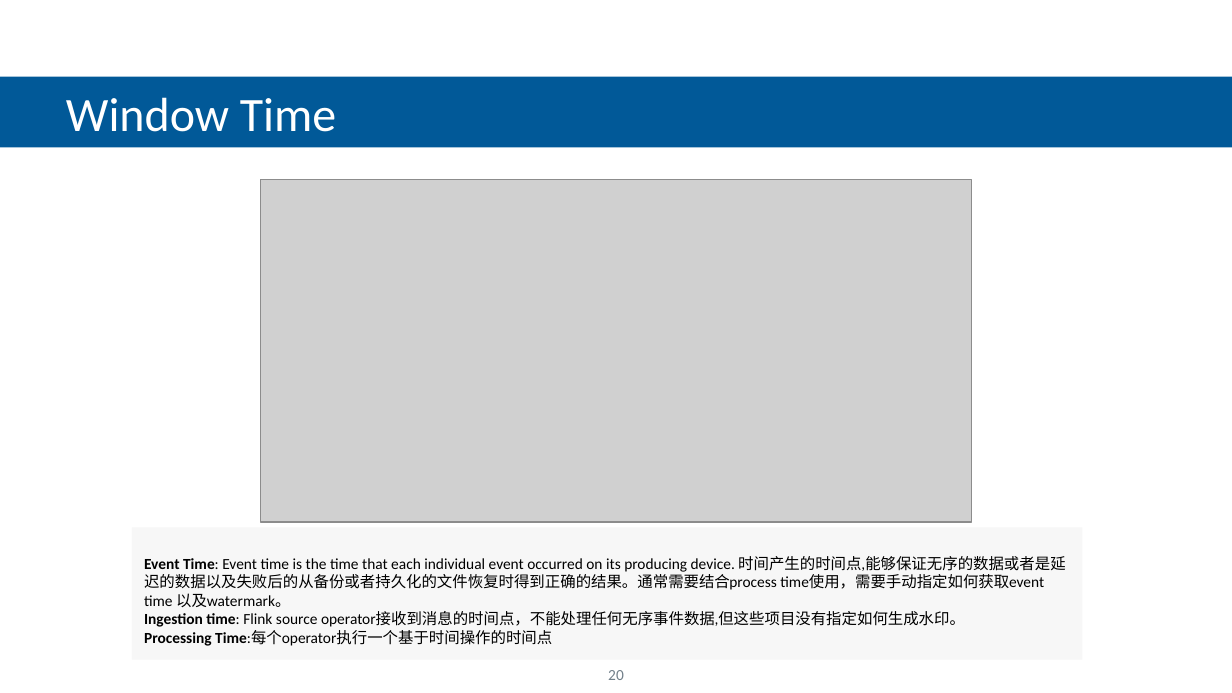
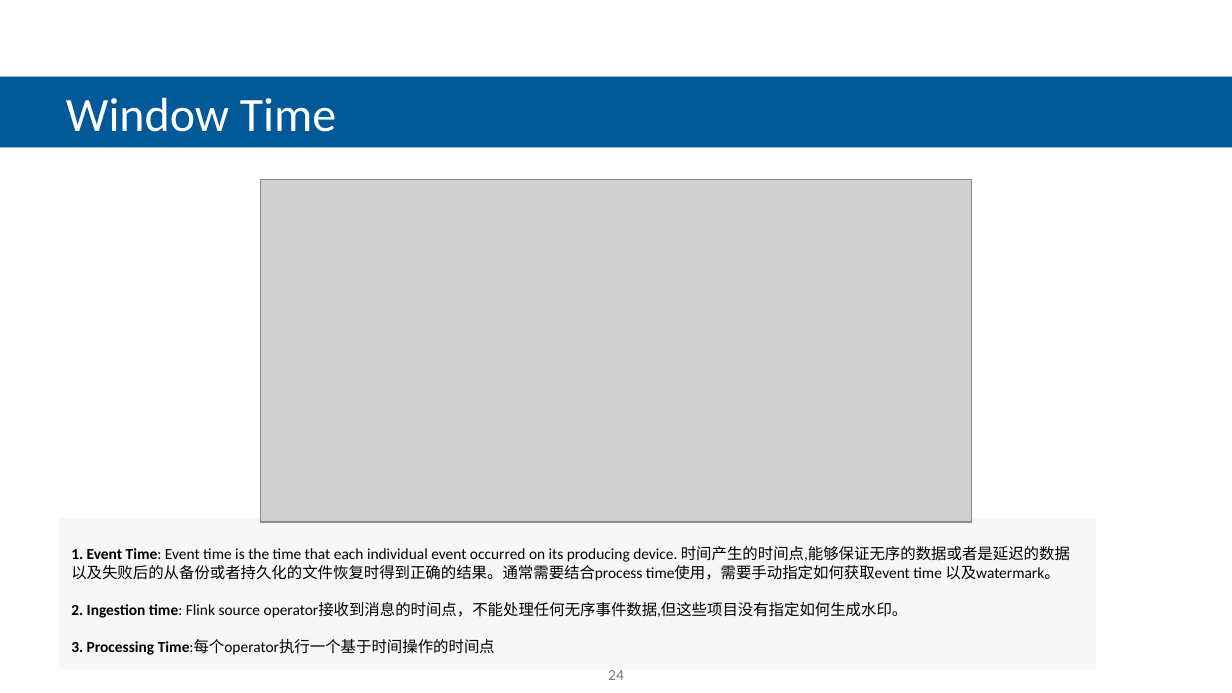
Before and after one commit to feiniaoyuyu/com-my-flink-java, a slide deck: slide 24 of flink introduction.pptx (slide 20 before the commit). Drawn at 1232x693 pixels with LibreOffice and Linux fonts; fonts in the diff are those of the drawing; grey boxes stand for pictures; background and template pictures are left out. Boxes give left, top, right and bottom in pixels: in the first picture for what was removed or moved away, otherwise in the second. Text is boxed around its words. In the diff, an @@ line names an element or a change of style, - is before the commit and + after.

```diff
--- a/flink introduction.pptx
+++ b/flink introduction.pptx
@@ rectangle "1. Event Time: Event time ...": place and size @@
-rectangle "1. Event Time: Event time ..." at <box>132,527,1083,659</box>
+rectangle "1. Event Time: Event time ..." at <box>59,519,1096,669</box>
@@ text in rectangle at <box>71,546,1070,655</box>: text changed @@
-Event Time: Event time is the time that each individual event occurred on its producing device. 时间产生的时间点,能够保证无序的数据或者是延迟的数据以及失败后的从备份或者持久化的文件恢复时得到正确的结果。通常需要结合process time使用，需要手动指定如何获取event time 以及watermark。
-Ingestion time: Flink source operator接收到消息的时间点，不能处理任何无序事件数据,但这些项目没有指定如何生成水印。
-Processing Time:每个operator执行一个基于时间操作的时间点
+1. Event Time: Event time is the time that each individual event occurred on its producing device. 时间产生的时间点,能够保证无序的数据或者是延迟的数据以及失败后的从备份或者持久化的文件恢复时得到正确的结果。通常需要结合process time使用，需要手动指定如何获取event time 以及watermark。
+2. Ingestion time: Flink source operator接收到消息的时间点，不能处理任何无序事件数据,但这些项目没有指定如何生成水印。
+3. Processing Time:每个operator执行一个基于时间操作的时间点
@@ page number at <box>608,670,624,680</box>: text changed @@
-20
+24
```
Also in this commit, not shown: 16 other slides changed, 10 slides added, 3 slides removed, 37 other files.
